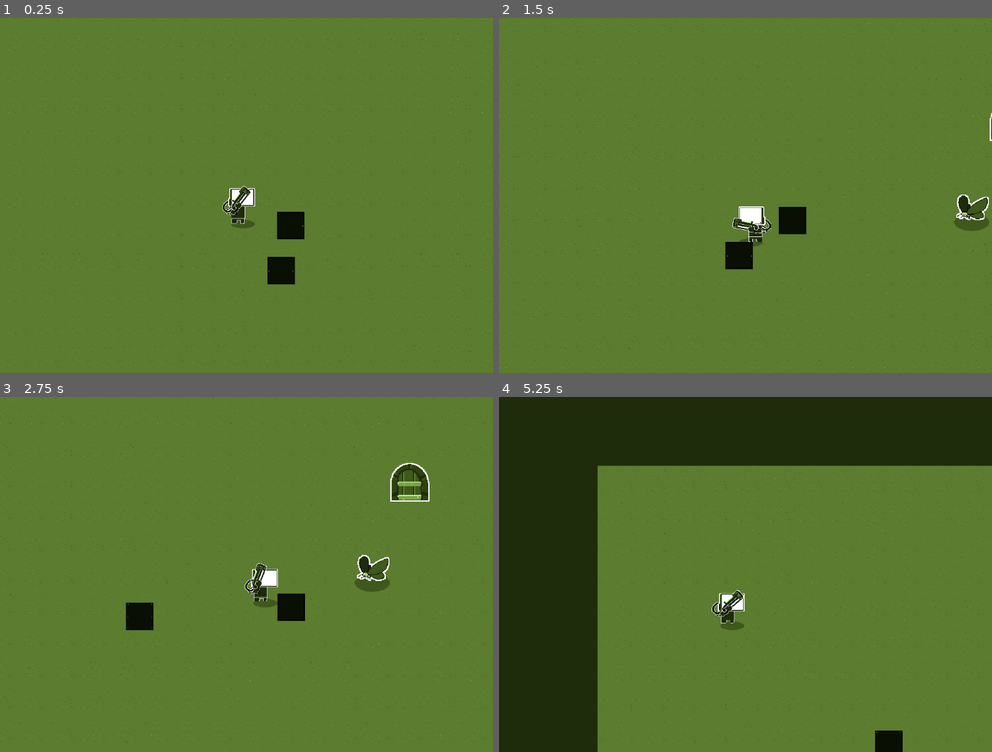
Above: before the commit, frames 1-4 (two rows, left to right).
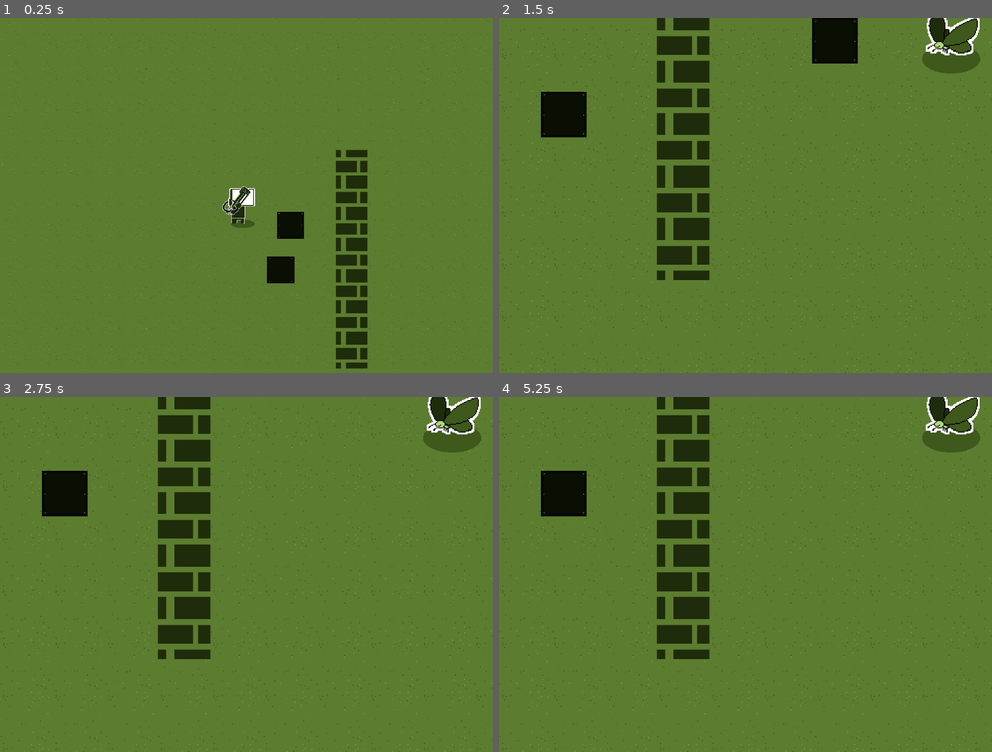
Above: after the commit, the same moments.

Repository: DeadM4nn/DeadmannGame
Game: Godot game, scene res://Levels/TestLevel/node_2d.tscn
Same seed, same stepped clock (60 frames per second), same inputs: the game is played once before the commit and once after it.
Inputs (mouse positions are in pixels of both pictures, inside the frame that each line leads up to):
- Up to frame 1 (0.25 s): no input
- Up to frame 2 (1.5 s): tap Enter at 0.5 s; move the mouse to (853, 177) at 0.52 s; press the mouse at (853, 177) at 0.53 s; hold Right (ui_right) 0.53-1.28 s; tap Space (test_button, bound only after the commit) at 0.8, 1.35 s; move the mouse to (646, 213) at 1.27 s; release the mouse at (646, 213) at 1.28 s; hold Down (ui_down) from 1.28 s (still down)
- Up to frame 3 (2.75 s): tap Mouse wheel up (zoom_in, bound only after the commit) at 1.55 s; move the mouse to (295, 496) at 2.02 s; release Down (ui_down) at 2.03 s; hold Right (ui_right) from 2.03 s (still down); hold Mouse wheel up (zoom_in, bound only after the commit) from 2.03 s (still down); tap Mouse wheel down (zoom_out, bound only after the commit) at 2.3 s
- Up to frame 4 (5.25 s): move the mouse to (720, 645) at 2.77 s; release Right (ui_right) at 2.78 s; release Mouse wheel up (zoom_in, bound only after the commit) at 2.78 s; hold Up (ui_up) 2.78-3.53 s; tap Mouse wheel down (zoom_out, bound only after the commit) at 2.85 s; click (720, 645) at 3.05 s; move the mouse to (893, 627) at 3.52 s; press the mouse at (893, 627) at 3.53 s; hold Left (ui_left) 3.53-5.03 s; tap Space (test_button, bound only after the commit) at 3.8, 4.35 s; move the mouse to (597, 521) at 4.27 s; release the mouse at (597, 521) at 4.28 s; tap Mouse wheel up (zoom_in, bound only after the commit) at 4.55 s; move the mouse to (770, 574) at 5.02 s; hold Down (ui_down) from 5.03 s (still down); hold Mouse wheel up (zoom_in, bound only after the commit) from 5.03 s (still down)

The runs differ from the first frame. In frame 1, 3.5% of the frame differs, in the area x 0-100%, y 0-100%; in frame 2, 12%; in frame 3, 12%; in frame 4, 39%.

Commit message:
Added Is_dangerous

Diff:
--- /dev/null
+++ b/Element/Explosion/Death_Explosion.tscn
@@ -0,0 +1,20 @@
+[gd_scene load_steps=3 format=3 uid="uid://bj1yvdalu0kyv"]
+
+[ext_resource type="PackedScene" uid="uid://bhk4rp8kt1mn" path="res://Element/Explosion/Explosion.tscn" id="1_4vebh"]
+[ext_resource type="Texture2D" uid="uid://d5cgi72odyeh" path="res://Asset/Screen_Transition/Close_In_Out.png" id="1_6per2"]
+
+[node name="Death_Explosion" type="Node2D"]
+
+[node name="Cover" type="Sprite2D" parent="."]
+texture = ExtResource("1_6per2")
+
+[node name="Explosion" parent="." instance=ExtResource("1_4vebh")]
+scale = Vector2(2.4736, 2.4736)
+
+[node name="ColorRect" type="ColorRect" parent="."]
+offset_left = -308.0
+offset_top = -552.0
+offset_right = -265.0
+offset_bottom = -512.0
+scale = Vector2(41.0951, 26.9106)
+color = Color(0.121094, 0.171875, 0.0429688, 1)
--- a/Element/Explosion/Explosion.tscn
+++ b/Element/Explosion/Explosion.tscn
@@ -1,4 +1,6 @@
-[gd_scene load_steps=4 format=3 uid="uid://bhk4rp8kt1mn"]
+[gd_scene load_steps=5 format=3 uid="uid://bhk4rp8kt1mn"]
+
+[ext_resource type="AudioStream" uid="uid://3y1gsmy68tcc" path="res://SoundFX/Kenny/impactPlank_medium_002.ogg" id="1_isyu3"]
 
 [sub_resource type="GDScript" id="GDScript_fm3ll"]
 resource_name = "Explosion"
@@ -56,4 +58,8 @@
 one_shot = true
 autostart = true
 
+[node name="Impact" type="AudioStreamPlayer2D" parent="."]
+stream = ExtResource("1_isyu3")
+autoplay = true
+
 [connection signal="timeout" from="Timer" to="." method="_on_timer_timeout"]
--- a/Element/Player/Gun/Bullet/default.tscn
+++ b/Element/Player/Gun/Bullet/default.tscn
@@ -71,7 +71,8 @@
 }
 
 [node name="default" type="RigidBody2D"]
-collision_layer = 48
+collision_layer = 16
+collision_mask = 2147483650
 mass = 0.5
 physics_material_override = SubResource("PhysicsMaterial_bq0gq")
 gravity_scale = 0.0
@@ -94,4 +95,8 @@
 "": SubResource("AnimationLibrary_7bvjm")
 }
 
+[node name="Label" type="Label" parent="."]
+offset_right = 40.0
+offset_bottom = 23.0
+
 [connection signal="body_entered" from="." to="." method="_on_hit"]
--- a/Element/Player/Gun/GunBehaviour.gd
+++ b/Element/Player/Gun/GunBehaviour.gd
@@ -19,6 +19,8 @@
 func shoot( pivot_rotation : float = 0.00, curr_bull_speed : float = bullet_speed) -> void:
 	var curr_bullet = BULLET_FILE.instantiate()
 
+	$Audio/Shoot.play()
+
 	curr_bullet.position = $Nozzle.global_position
 	curr_bullet.global_rotation = global_rotation
 
--- a/Element/Player/Gun/default.tscn
+++ b/Element/Player/Gun/default.tscn
@@ -1,7 +1,8 @@
-[gd_scene load_steps=3 format=3 uid="uid://dn5mpoaqcb0xq"]
+[gd_scene load_steps=4 format=3 uid="uid://dn5mpoaqcb0xq"]
 
 [ext_resource type="Script" path="res://Element/Player/Gun/GunBehaviour.gd" id="1_64w1p"]
 [ext_resource type="Texture2D" uid="uid://b8imdqn6rudig" path="res://Asset/Sprite/gun_green_default.png" id="2_2fudc"]
+[ext_resource type="AudioStream" uid="uid://vou4bvtpwq0" path="res://SoundFX/Kenny/pepSound3.ogg" id="3_w8oad"]
 
 [node name="Gun" type="Node2D"]
 script = ExtResource("1_64w1p")
@@ -18,3 +19,9 @@
 [node name="Timer" type="Timer" parent="."]
 wait_time = 0.8
 autostart = true
+
+[node name="Audio" type="Node" parent="."]
+
+[node name="Shoot" type="AudioStreamPlayer2D" parent="Audio"]
+stream = ExtResource("3_w8oad")
+pitch_scale = 1.33
--- a/Element/Player/PlayerControl.gd
+++ b/Element/Player/PlayerControl.gd
@@ -1,4 +1,9 @@
-extends CharacterBody2D
+class_name Player extends CharacterBody2D
+
+@export_category("Camera Zoom")
+@export var ZOOM_MAX : float = 1.4
+@export var ZOOM_MIN : float = 0.3
+@export var ZOOM_RATE : float = 0.1
 
 ## States of the Player
 enum STATES {
@@ -12,6 +17,8 @@
 	STATES.WALKING : [STATES.IDLE],
 }
 
+
+## Keeps track if the body is flipped
 var is_flipped : bool = false
 
 ## States of the Player
@@ -23,6 +30,9 @@
 
 ## Gun Node
 @onready var gun : Node2D = get_node("Gun Pivot/GunAndHand/Gun")
+
+## Gun Node
+@onready var camera : Node2D = get_node("Sprite/Camera2D")
 
 ## Player state
 var state : STATES : set = set_state
@@ -66,9 +76,6 @@
 		state = STATES.WALKING
 
 
-	## Flips the character if  mouse is on the left side
-	print($"Gun Pivot".rotation_degrees)
-
 	## Flips based on mouse Movement
 	if get_global_mouse_position() < global_position and not is_flipped :
 		$"Gun Pivot/GunAndHand".scale.y *= -1
@@ -82,12 +89,12 @@
 		is_flipped = false
 
 
-	## To push Swappables Around
-	if is_moving: # true if collided
-		for i in get_slide_collision_count():
-			var col = get_slide_collision(i)
-			if col.get_collider() is RigidBody2D:
-				col.get_collider().apply_force(col.get_normal() * -500)
+#	## To push Swappables Around
+#	if is_moving: # true if collided
+#		for i in get_slide_collision_count():
+#			var col = get_slide_collision(i)
+#			if col.get_collider() is RigidBody2D:
+#				col.get_collider().apply_force(col.get_normal() * -500)
 
 
 ## Assigns the state. Please specify the state behaviour inside STATE Node
@@ -104,7 +111,43 @@
 		return false
 
 
-
 func _unhandled_input(event):
 	if event.is_action_pressed("shoot"):
 		gun.shoot($"Gun Pivot".rotation)
+
+	var zoom_amount : Vector2 =  camera.get_zoom()
+
+	# Zooms the Camera
+	if event.is_action_pressed("zoom_in"):
+		zoom_amount += Vector2(ZOOM_RATE, ZOOM_RATE)
+
+	elif event.is_action_pressed("zoom_out"):
+		zoom_amount -= Vector2(ZOOM_RATE, ZOOM_RATE)
+
+	zoom_amount = zoom_amount.clamp(Vector2(ZOOM_MIN, ZOOM_MIN), Vector2(ZOOM_MAX, ZOOM_MAX))
+	camera.set_zoom(zoom_amount)
+
+	if event.is_action_pressed("test_button"):
+		destroy_self()
+
+
+
+func destroy_self():
+	## Load explood
+	var explosion = preload("res://Element/Explosion/Explosion.tscn").instantiate()
+
+	## Put Explosion
+	explosion.global_position = global_position
+
+	## Exist Explosion
+	get_tree().root.add_child(explosion)
+
+	queue_free()
+
+## Destroy Self if Body is dangerous
+func _check_death(body):
+	print("Entered")
+	if body.is_inside_tree():
+		var parent_body = body.get_parent()
+		if parent_body is Swappable and parent_body.behaviour_value[Swappable.BEHAVIOURS.IS_DANGEROUS]:
+			destroy_self()
--- a/Element/Player/player.tscn
+++ b/Element/Player/player.tscn
@@ -8,6 +8,10 @@
 [ext_resource type="Texture2D" uid="uid://dh21wgktj7ofs" path="res://Asset/Bot/Hand.png" id="5_bpmhl"]
 [ext_resource type="Texture2D" uid="uid://bo8x2vv0ov2ci" path="res://Asset/Sprite/Shadow.png" id="5_roufa"]
 
+[sub_resource type="CapsuleShape2D" id="CapsuleShape2D_1iahm"]
+radius = 50.0
+height = 128.0
+
 [sub_resource type="Animation" id="Animation_a6fr2"]
 length = 0.001
 tracks/0/type = "value"
@@ -202,13 +206,13 @@
 "RIGHT": SubResource("Animation_7xlyf")
 }
 
-[sub_resource type="CapsuleShape2D" id="CapsuleShape2D_1iahm"]
-radius = 50.0
-height = 128.0
+[sub_resource type="CircleShape2D" id="CircleShape2D_g2e47"]
+radius = 63.3877
 
 [node name="Player" type="CharacterBody2D"]
-collision_layer = 8
+collision_mask = 2
 script = ExtResource("1_hsark")
+ZOOM_MAX = 2.0
 
 [node name="Sprite" type="Node2D" parent="."]
 position = Vector2(1, 0)
@@ -230,7 +234,7 @@
 [node name="Camera2D" type="Camera2D" parent="Sprite"]
 position = Vector2(15, -63)
 scale = Vector2(1.49504, 1.49504)
-zoom = Vector2(0.6, 0.6)
+zoom = Vector2(0.595, 0.595)
 position_smoothing_enabled = true
 
 [node name="Head" type="Node2D" parent="Sprite"]
@@ -250,17 +254,6 @@
 
 [node name="Timer" type="Timer" parent="."]
 
-[node name="Animation" type="AnimationPlayer" parent="."]
-speed_scale = 4.0
-libraries = {
-"": SubResource("AnimationLibrary_qdh2j")
-}
-
-[node name="States" type="AnimationPlayer" parent="."]
-libraries = {
-"": SubResource("AnimationLibrary_r6mpc")
-}
-
 [node name="ShootInterval" type="Timer" parent="."]
 wait_time = 0.48
 
@@ -273,6 +266,9 @@
 z_index = 90
 position = Vector2(15, -5)
 scale = Vector2(0.291684, 0.291684)
+
+[node name="Nozzle" parent="Gun Pivot/GunAndHand/Gun" index="1"]
+position = Vector2(394.262, -44)
 
 [node name="Hand" type="Sprite2D" parent="Gun Pivot/GunAndHand"]
 z_index = 91
@@ -281,15 +277,34 @@
 scale = Vector2(1.10314, 1.1544)
 texture = ExtResource("5_bpmhl")
 
+[node name="CollisionShape2D" type="CollisionShape2D" parent="."]
+position = Vector2(0, -24)
+shape = SubResource("CapsuleShape2D_1iahm")
+
+[node name="Animation" type="AnimationPlayer" parent="."]
+speed_scale = 4.0
+libraries = {
+"": SubResource("AnimationLibrary_qdh2j")
+}
+
+[node name="States" type="AnimationPlayer" parent="."]
+libraries = {
+"": SubResource("AnimationLibrary_r6mpc")
+}
+
 [node name="Flip" type="AnimationPlayer" parent="."]
 libraries = {
 "": SubResource("AnimationLibrary_sd2h6")
 }
 
-[node name="CollisionShape2D" type="CollisionShape2D" parent="."]
-position = Vector2(0, -24)
-shape = SubResource("CapsuleShape2D_1iahm")
+[node name="Touch" type="Area2D" parent="."]
+collision_layer = 64
+collision_mask = 128
+
+[node name="Shape" type="CollisionShape2D" parent="Touch"]
+shape = SubResource("CircleShape2D_g2e47")
 
 [connection signal="timeout" from="ShootInterval" to="." method="_on_shoot_interval_timeout"]
+[connection signal="area_entered" from="Touch" to="." method="_check_death"]
 
 [editable path="Gun Pivot/GunAndHand/Gun"]
--- a/Element/Swappable/base_swappable.gd
+++ b/Element/Swappable/base_swappable.gd
@@ -1,11 +1,100 @@
 class_name Swappable extends RigidBody2D
 
+## Emits when it touches a player and it is dangerous
+signal danger_touched_player
+
+
+@export_category("Starting Flags")
+## Specifies the initial value for is_flying
+@export var flying : bool = false
+@export var chasing : bool = false
+@export var dangerous : bool = false
+
+
+@export_category("Swappable Base Property")
+## Specifies how strong the Swappable will jump towards the player
+@export var jump_force : float = 0
+
+
+## The pointer that points to the player
+var player : Player = null
+
+## The Sprite
+@onready var sprite : Sprite2D = get_node("Sprite/Sprite")
+
+enum BEHAVIOURS {
+	IS_FLYING, # Uncollidable to Walls
+	IS_CHASING, # Makes Incremental Movement Towars The Player
+	IS_DANGEROUS,
+}
+
+var behaviour_value : Dictionary = {
+	BEHAVIOURS.IS_FLYING : false,
+	BEHAVIOURS.IS_CHASING : false, # Makes Incremental Movement Towars The Player
+	BEHAVIOURS.IS_DANGEROUS : false,
+}
 
 # Called when the node enters the scene tree for the first time.
 func _ready():
-	pass # Replace with function body.
+	behaviour_value[BEHAVIOURS.IS_FLYING] = flying
+	behaviour_value[BEHAVIOURS.IS_CHASING] = chasing
+	behaviour_value[BEHAVIOURS.IS_DANGEROUS] = dangerous
+
+	set_behaviour()
 
 
 # Called every frame. 'delta' is the elapsed time since the previous frame.
 func _process(delta):
-	pass
+
+	## Constantly point to player if player is in the range
+	if player != null and behaviour_value[BEHAVIOURS.IS_CHASING]:
+		$Point_to_player.look_at(player.global_position)
+		if player.global_position < global_position:
+			sprite.flip_h = false
+		else:
+			sprite.flip_h = true
+
+
+# Apply the changes made to the is_flags
+func set_behaviour():
+
+	# If the Swappable is flying
+	if behaviour_value[BEHAVIOURS.IS_FLYING]:
+		$Wings.play("Flap_Wings")
+		# Make it uncollidable with walls
+		set_collision_mask_value(2, false)
+	else:
+		$Wings.play("RESET")
+		# Make it collidable with walls
+		set_collision_mask_value(2, true)
+
+
+func jump():
+	if behaviour_value[BEHAVIOURS.IS_CHASING] and player != null:
+		apply_impulse(Vector2(jump_force,0).rotated($Point_to_player.global_rotation))
+
+
+## Looks at the player
+func _check_body_entered_for_player(body):
+	if body is Player:
+		player = body
+		$Audio/Up.play()
+		$ChatAnimation.play("Open")
+
+
+## Forgets the player
+func _forget_player(body):
+	if body == player:
+		player = null
+		sleeping = true
+		$Audio/Down.play()
+		$ChatAnimation.play_backwards("Open")
+
+
+## If Player Touches Item
+func _on_touch(body):
+
+	## If touched player
+	if behaviour_value[BEHAVIOURS.IS_DANGEROUS] and body is Player:
+		danger_touched_player.emit()
+		print("Kill Player")
--- a/Element/Swappable/base_swappable.tscn
+++ b/Element/Swappable/base_swappable.tscn
@@ -1,46 +1,14 @@
-[gd_scene load_steps=15 format=3 uid="uid://yfvcmsf6ldym"]
+[gd_scene load_steps=24 format=3 uid="uid://yfvcmsf6ldym"]
 
 [ext_resource type="Script" path="res://Element/Swappable/base_swappable.gd" id="1_sn41v"]
 [ext_resource type="Texture2D" uid="uid://cpvn6q40o3byt" path="res://Asset/Swappables/Bug.png" id="1_uodgk"]
 [ext_resource type="Texture2D" uid="uid://bo8x2vv0ov2ci" path="res://Asset/Sprite/Shadow.png" id="2_vqnaf"]
-
-[sub_resource type="Animation" id="Animation_rmpsy"]
-resource_name = "Flap_Wings"
-length = 0.8
-loop_mode = 1
-tracks/0/type = "value"
-tracks/0/imported = false
-tracks/0/enabled = true
-tracks/0/path = NodePath("Sprite/Sprite:scale")
-tracks/0/interp = 1
-tracks/0/loop_wrap = true
-tracks/0/keys = {
-"times": PackedFloat32Array(0, 0.2, 0.4, 0.6, 0.8, 1),
-"transitions": PackedFloat32Array(1, 1, 1, 1, 1, 1),
-"update": 0,
-"values": [Vector2(1, 1), Vector2(0.728745, 1.35024), Vector2(1, 1), Vector2(0.728745, 1.35024), Vector2(1, 1), Vector2(0.728745, 1.35024)]
-}
-
-[sub_resource type="Animation" id="Animation_agcnu"]
-length = 0.001
-tracks/0/type = "value"
-tracks/0/imported = false
-tracks/0/enabled = true
-tracks/0/path = NodePath("Sprite/Sprite:scale")
-tracks/0/interp = 1
-tracks/0/loop_wrap = true
-tracks/0/keys = {
-"times": PackedFloat32Array(0),
-"transitions": PackedFloat32Array(1),
-"update": 0,
-"values": [Vector2(1, 1)]
-}
-
-[sub_resource type="AnimationLibrary" id="AnimationLibrary_8o8qd"]
-_data = {
-"Flap_Wings": SubResource("Animation_rmpsy"),
-"RESET": SubResource("Animation_agcnu")
-}
+[ext_resource type="Texture2D" uid="uid://bl5ufipwdswcv" path="res://Asset/Sprite/Chat.png" id="4_iswoc"]
+[ext_resource type="AudioStream" uid="uid://wd8rug5b1g0x" path="res://SoundFX/Kenny/highUp.ogg" id="5_ptr2d"]
+[ext_resource type="AudioStream" uid="uid://dcxgse1hoo20i" path="res://SoundFX/Kenny/highDown.ogg" id="6_qc57a"]
+
+[sub_resource type="PhysicsMaterial" id="PhysicsMaterial_cu6ri"]
+bounce = 1.0
 
 [sub_resource type="Shader" id="Shader_vr1m6"]
 code = "shader_type canvas_item;
@@ -71,6 +39,50 @@
 shader_parameter/dissolve_value = 1.0
 shader_parameter/dissolve_texture = SubResource("NoiseTexture2D_fe0jd")
 
+[sub_resource type="CircleShape2D" id="CircleShape2D_u352e"]
+radius = 52.1895
+
+[sub_resource type="CircleShape2D" id="CircleShape2D_30520"]
+radius = 601.202
+
+[sub_resource type="Animation" id="Animation_rmpsy"]
+resource_name = "Flap_Wings"
+length = 0.8
+loop_mode = 1
+tracks/0/type = "value"
+tracks/0/imported = false
+tracks/0/enabled = true
+tracks/0/path = NodePath("Sprite/Sprite:scale")
+tracks/0/interp = 1
+tracks/0/loop_wrap = true
+tracks/0/keys = {
+"times": PackedFloat32Array(0, 0.2, 0.4, 0.6, 0.8, 1),
+"transitions": PackedFloat32Array(1, 1, 1, 1, 1, 1),
+"update": 0,
+"values": [Vector2(1, 1), Vector2(0.728745, 1.35024), Vector2(1, 1), Vector2(0.728745, 1.35024), Vector2(1, 1), Vector2(0.728745, 1.35024)]
+}
+
+[sub_resource type="Animation" id="Animation_agcnu"]
+length = 0.001
+tracks/0/type = "value"
+tracks/0/imported = false
+tracks/0/enabled = true
+tracks/0/path = NodePath("Sprite/Sprite:scale")
+tracks/0/interp = 1
+tracks/0/loop_wrap = true
+tracks/0/keys = {
+"times": PackedFloat32Array(0),
+"transitions": PackedFloat32Array(1),
+"update": 0,
+"values": [Vector2(1, 1)]
+}
+
+[sub_resource type="AnimationLibrary" id="AnimationLibrary_8o8qd"]
+_data = {
+"Flap_Wings": SubResource("Animation_rmpsy"),
+"RESET": SubResource("Animation_agcnu")
+}
+
 [sub_resource type="Animation" id="Animation_mtths"]
 resource_name = "Float"
 loop_mode = 1
@@ -108,18 +120,55 @@
 "RESET": SubResource("Animation_dwg7w")
 }
 
-[sub_resource type="CircleShape2D" id="CircleShape2D_u352e"]
-radius = 52.1895
+[sub_resource type="Animation" id="Animation_en8lt"]
+resource_name = "Open"
+length = 0.3
+tracks/0/type = "value"
+tracks/0/imported = false
+tracks/0/enabled = true
+tracks/0/path = NodePath("Chat:scale")
+tracks/0/interp = 1
+tracks/0/loop_wrap = true
+tracks/0/keys = {
+"times": PackedFloat32Array(0, 0.2, 0.3),
+"transitions": PackedFloat32Array(3.03143, 1, 0.25),
+"update": 0,
+"values": [Vector2(0, 0), Vector2(2.82961, 2.82961), Vector2(1.96, 1.96)]
+}
+
+[sub_resource type="Animation" id="Animation_vjlj0"]
+length = 0.001
+tracks/0/type = "value"
+tracks/0/imported = false
+tracks/0/enabled = true
+tracks/0/path = NodePath("Chat:scale")
+tracks/0/interp = 1
+tracks/0/loop_wrap = true
+tracks/0/keys = {
+"times": PackedFloat32Array(0),
+"transitions": PackedFloat32Array(1),
+"update": 0,
+"values": [Vector2(0, 0)]
+}
+
+[sub_resource type="AnimationLibrary" id="AnimationLibrary_03cyn"]
+_data = {
+"Open": SubResource("Animation_en8lt"),
+"RESET": SubResource("Animation_vjlj0")
+}
+
+[sub_resource type="CircleShape2D" id="CircleShape2D_el2j4"]
+radius = 63.3877
 
 [node name="BaseSwappable" type="RigidBody2D"]
-mass = 90000.0
+collision_layer = 2147483648
+collision_mask = 2
+physics_material_override = SubResource("PhysicsMaterial_cu6ri")
 gravity_scale = 0.0
+lock_rotation = true
 script = ExtResource("1_sn41v")
-
-[node name="Wings" type="AnimationPlayer" parent="."]
-libraries = {
-"": SubResource("AnimationLibrary_8o8qd")
-}
+dangerous = true
+jump_force = 100.0
 
 [node name="Sprite" type="Node2D" parent="."]
 scale = Vector2(2.085, 2.085)
@@ -136,11 +185,66 @@
 material = SubResource("ShaderMaterial_blx8c")
 texture = ExtResource("1_uodgk")
 
+[node name="CollisionShape2D" type="CollisionShape2D" parent="."]
+visible = false
+scale = Vector2(1.17023, 1.17023)
+shape = SubResource("CircleShape2D_u352e")
+
+[node name="JumpInterval" type="Timer" parent="."]
+process_callback = 0
+wait_time = 0.2
+autostart = true
+
+[node name="EyeSight" type="Area2D" parent="."]
+visible = false
+collision_mask = 16777216
+
+[node name="CollisionShape2D" type="CollisionShape2D" parent="EyeSight"]
+shape = SubResource("CircleShape2D_30520")
+
+[node name="Point_to_player" type="Node2D" parent="."]
+
+[node name="ChatBox" type="Node2D" parent="."]
+
+[node name="Chat" type="Sprite2D" parent="."]
+position = Vector2(34.2214, -16.4387)
+scale = Vector2(1e-05, 1e-05)
+texture = ExtResource("4_iswoc")
+offset = Vector2(23.005, -18.34)
+
+[node name="Wings" type="AnimationPlayer" parent="."]
+libraries = {
+"": SubResource("AnimationLibrary_8o8qd")
+}
+
 [node name="Floating" type="AnimationPlayer" parent="."]
 libraries = {
 "": SubResource("AnimationLibrary_gsf25")
 }
 
-[node name="CollisionShape2D" type="CollisionShape2D" parent="."]
-scale = Vector2(1.17023, 1.17023)
-shape = SubResource("CircleShape2D_u352e")
+[node name="ChatAnimation" type="AnimationPlayer" parent="."]
+libraries = {
+"": SubResource("AnimationLibrary_03cyn")
+}
+
+[node name="Audio" type="Node" parent="."]
+
+[node name="Up" type="AudioStreamPlayer2D" parent="Audio"]
+stream = ExtResource("5_ptr2d")
+
+[node name="Down" type="AudioStreamPlayer2D" parent="Audio"]
+stream = ExtResource("6_qc57a")
+
+[node name="Touch" type="Area2D" parent="."]
+visible = false
+collision_layer = 128
+collision_mask = 64
+
+[node name="Shape" type="CollisionShape2D" parent="Touch"]
+visible = false
+shape = SubResource("CircleShape2D_el2j4")
+
+[connection signal="timeout" from="JumpInterval" to="." method="jump"]
+[connection signal="body_entered" from="EyeSight" to="." method="_check_body_entered_for_player"]
+[connection signal="body_exited" from="EyeSight" to="." method="_forget_player"]
+[connection signal="body_entered" from="Touch" to="." method="_on_touch"]
--- a/Levels/TestLevel/node_2d.tscn
+++ b/Levels/TestLevel/node_2d.tscn
@@ -49,7 +49,7 @@
 
 [sub_resource type="TileSet" id="TileSet_116ru"]
 tile_size = Vector2i(64, 64)
-physics_layer_0/collision_layer = 255
+physics_layer_0/collision_layer = 2
 sources/0 = SubResource("TileSetAtlasSource_qw42h")
 sources/1 = SubResource("TileSetAtlasSource_cff0f")
 
@@ -71,16 +71,9 @@
 layer_1/y_sort_enabled = false
 layer_1/y_sort_origin = 0
 layer_1/z_index = 0
-layer_1/tile_data = PackedInt32Array()
+layer_1/tile_data = PackedInt32Array(-131069, 1, 0, -65533, 1, 0, 3, 1, 0, 65539, 1, 0, 131075, 1, 0, 196611, 1, 0, 262147, 1, 0)
 
 [node name="Player" parent="." instance=ExtResource("1_hriob")]
-
-[node name="Camera2D" type="Camera2D" parent="Player"]
-position = Vector2(32, 3)
-zoom = Vector2(0.9, 0.9)
-limit_smoothed = true
-position_smoothing_enabled = true
-position_smoothing_speed = 9.0
 
 [node name="Sprite2D" type="Sprite2D" parent="."]
 position = Vector2(1128, -279)
--- a/project.godot
+++ b/project.godot
@@ -59,6 +59,21 @@
 "events": [Object(InputEventMouseButton,"resource_local_to_scene":false,"resource_name":"","device":-1,"window_id":0,"a …(253 unchanged characters)…
 ]
 }
+zoom_out={
+"deadzone": 0.5,
+"events": [Object(InputEventMouseButton,"resource_local_to_scene":false,"resource_name":"","device":-1,"window_id":0,"alt_pressed":false,"shift_pressed":false,"ctrl_pressed":false,"meta_pressed":false,"button_mask":0,"position":Vector2(0, 0),"global_position":Vector2(0, 0),"factor":1.0,"button_index":5,"canceled":false,"pressed":false,"double_click":false,"script":null)
+]
+}
+zoom_in={
+"deadzone": 0.5,
+"events": [Object(InputEventMouseButton,"resource_local_to_scene":false,"resource_name":"","device":-1,"window_id":0,"alt_pressed":false,"shift_pressed":false,"ctrl_pressed":false,"meta_pressed":false,"button_mask":0,"position":Vector2(0, 0),"global_position":Vector2(0, 0),"factor":1.0,"button_index":4,"canceled":false,"pressed":false,"double_click":false,"script":null)
+]
+}
+test_button={
+"deadzone": 0.5,
+"events": [Object(InputEventKey,"resource_local_to_scene":false,"resource_name":"","device":-1,"window_id":0,"alt_pressed":false,"shift_pressed":false,"ctrl_pressed":false,"meta_pressed":false,"pressed":false,"keycode":0,"physical_keycode":32,"key_label":0,"unicode":32,"echo":false,"script":null)
+]
+}
 
 [rendering]
 
Binary file added: Asset/Screen_Transition/Close_In_Out.png
Not shown, added: Asset/Screen_Transition/Close_In_Out.png.import
Binary file added: Asset/Sprite/Chat.png
Not shown, added: Asset/Sprite/Chat.png.import
Not shown: 1 places in Element/Player/player.tscn that only renumber resources
Not shown, added: SoundFX/Kenny/footstep_carpet_000.ogg.import
Not shown, added: SoundFX/Kenny/footstep_carpet_001.ogg.import
Not shown, added: SoundFX/Kenny/footstep_carpet_002.ogg.import
Not shown, added: SoundFX/Kenny/footstep_carpet_003.ogg.import
Not shown, added: SoundFX/Kenny/footstep_carpet_004.ogg.import
Not shown, added: SoundFX/Kenny/footstep_concrete_000.ogg.import
Not shown, added: SoundFX/Kenny/footstep_concrete_001.ogg.import
(and 377 more such lines)
